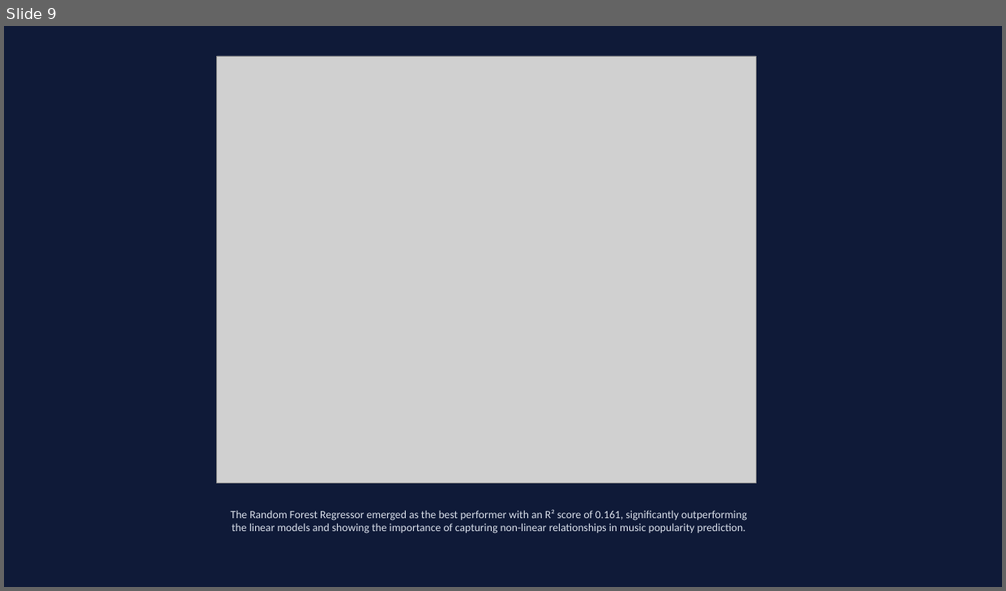
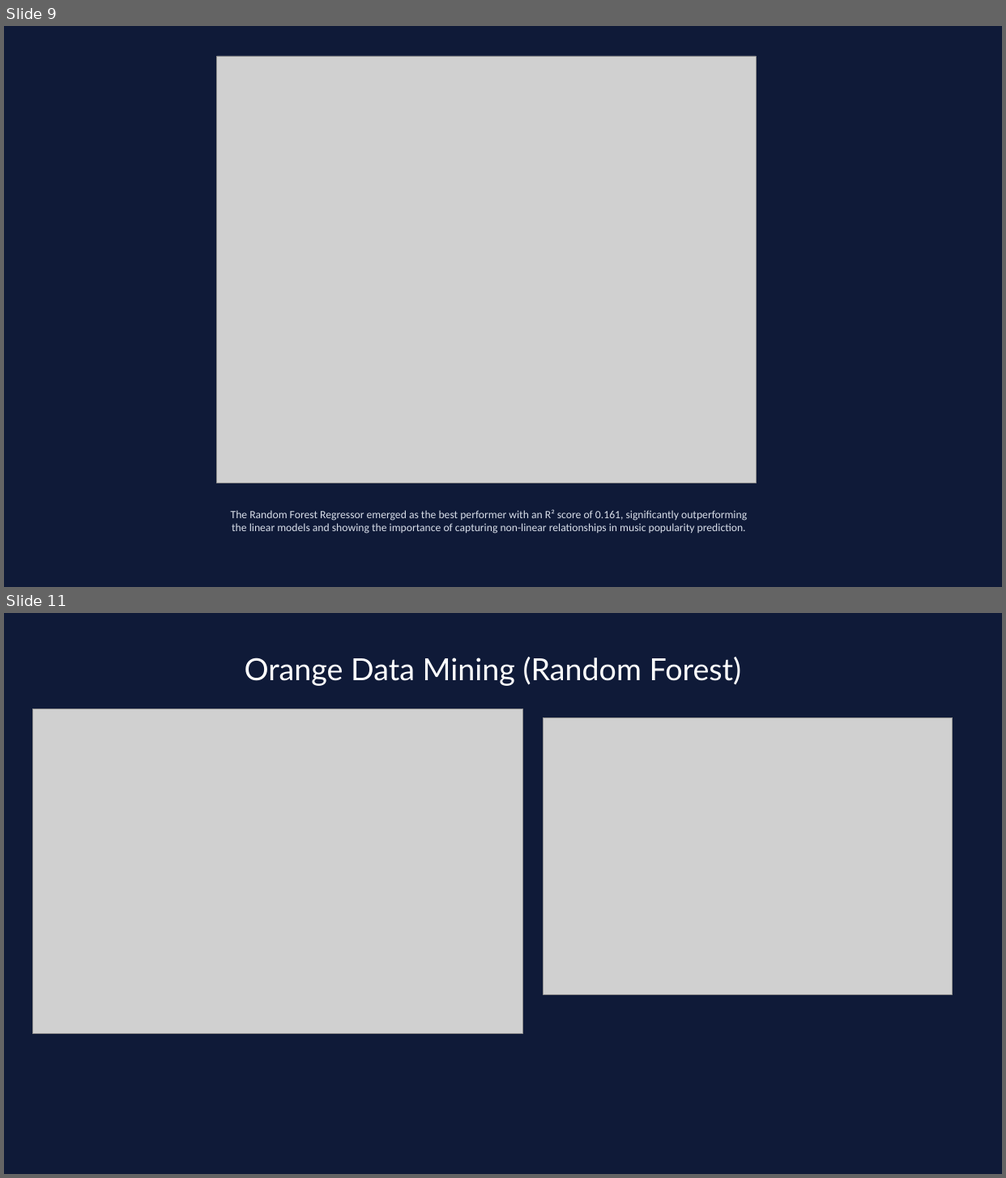
Before and after one commit to maahilachhwani/IITD_Spotify, a slide deck: IITD_Spotify_Project_Group12_final.pptx. Shown one above the other, each under a label of ours: slide 9 before the commit, slides 9 and 11 after it; the slides between them are not shown. The pictures are 1006x591 and 1006x1178 pixels, drawn with LibreOffice and Linux fonts; fonts in the diff are those of the drawing; grey boxes stand for pictures. Boxes give left, top, right and bottom in pixels: in the first picture for what was removed or moved away, otherwise in the second. Text is boxed around its words. In the diff, an @@ line names an element or a change of style, - is before the commit and + after.

Commit message:
updatted orange data mining details

```diff
--- a/IITD_Spotify_Project_Group12_final.pptx
+++ b/IITD_Spotify_Project_Group12_final.pptx
@@ slide 11 added at (4, 613, 1002, 1174), background #0F1A38 @@
@@ title added at (245, 657, 742, 686), 44 pt, text #FFFFFF @@
+Orange Data Mining (Random Forest)
@@ picture added at (33, 709, 523, 1034) @@
@@ picture added at (543, 717, 953, 995) @@
```
Also in this commit, not shown: 1 slide changed, 3 other slides added, 1 other file.
